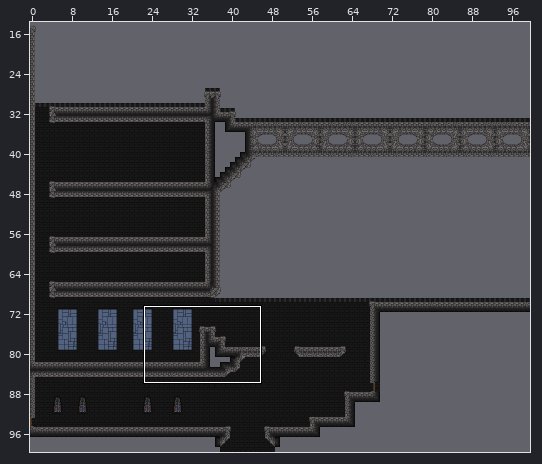
Tiled map: Resources/world/area0/level0.tmx. Above, an overview of the earlier version with the close-up marked.
Close-up. Before the edit:
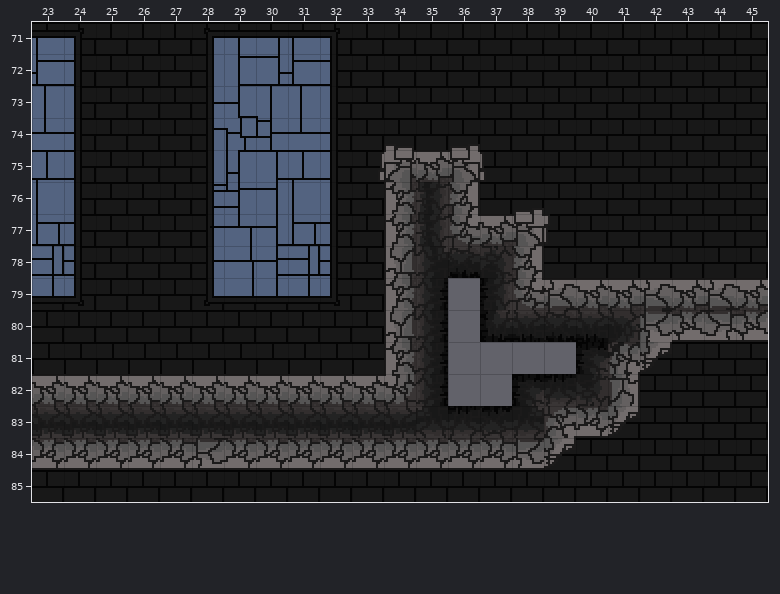
Cells are 16x16 px. Shown: x 23..45, y 71..85. The commit also changed other parts of the map, which this record leaves out.
The result:
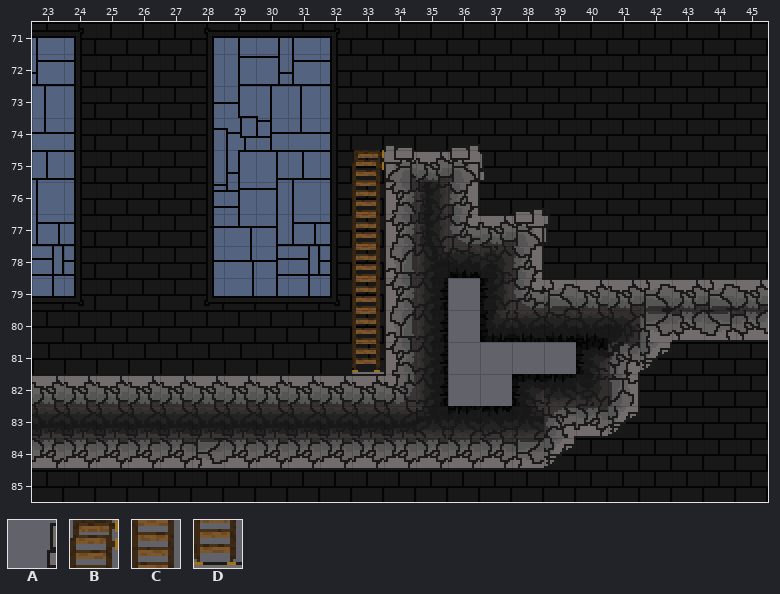
Key: from "tilesetMidlegr": A 3 flipped on the diagonal, B 504, C 604, D 704.
_ is an empty cell.
The exact change:
Layer "midleground":
y 75: x 33 A -> B
y 76..80: x 33 _ -> C
y 81: x 33 _ -> D
Where, in picture pixels (left, top, right, bottom), the same in both close-ups:
changed: (352, 150, 384, 374)
